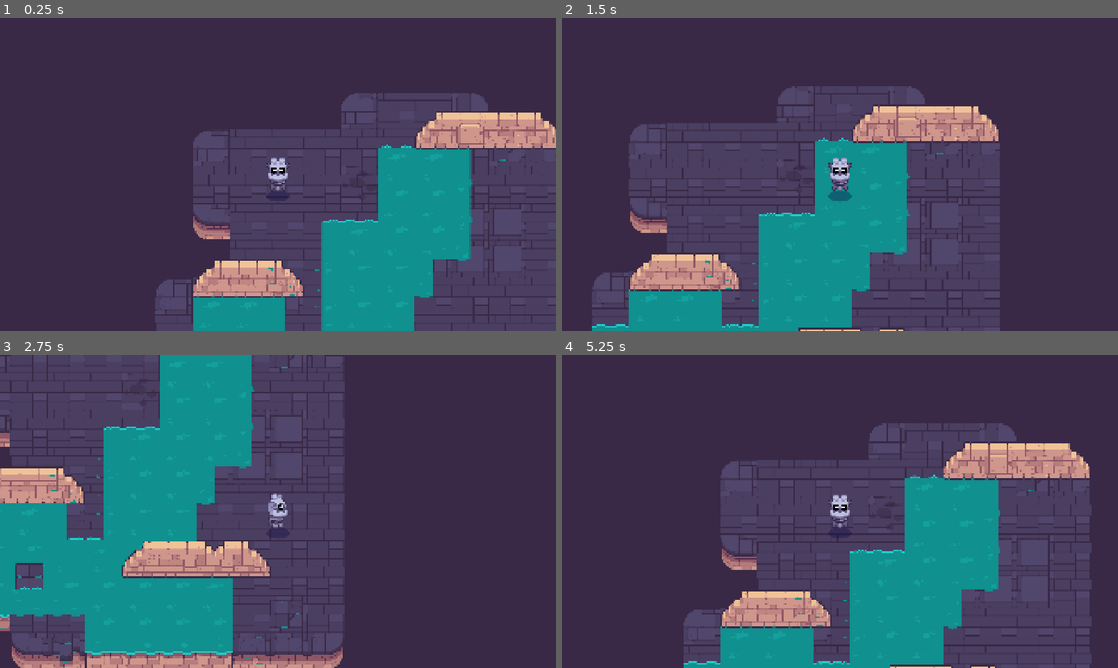
Above: before the commit, frames 1-4 (two rows, left to right).
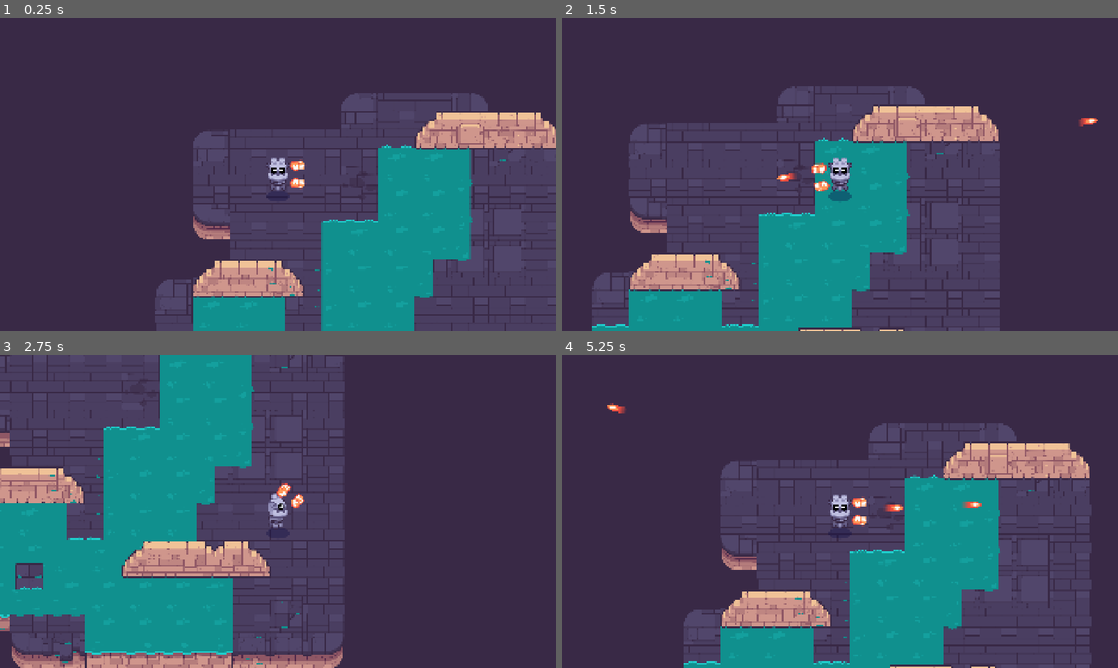
Above: after the commit, the same moments.

Repository: iFryTheReal/GDQuestTweenStick
Game: Godot game, scene res://test_room.tscn
Two runs of this game, one before a commit and one after it. Both use one fixed random seed, a clock stepped at 60 frames per second and the inputs below. The project has no main scene, so this scene is started directly.
Inputs (mouse positions are in pixels of both pictures, inside the frame that each line leads up to):
- Up to frame 1 (0.25 s): no input
- Up to frame 2 (1.5 s): tap Enter at 0.5 s; move the mouse to (962, 158) at 0.52 s; hold D (move_right) 0.53-1.28 s; hold Space (shoot) 0.53-1.28 s; click (962, 158) at 0.67 s; move the mouse to (728, 190) at 1.27 s; hold S (move_down) from 1.28 s (still down); tap Z at 1.35 s; click (728, 190) at 1.42 s
- Up to frame 3 (2.75 s): move the mouse to (333, 442) at 2.02 s; release S (move_down) at 2.03 s; hold D (move_right) from 2.03 s (still down); hold Space (shoot) from 2.03 s (still down); click (333, 442) at 2.17 s
- Up to frame 4 (5.25 s): move the mouse to (812, 574) at 2.77 s; release D (move_right) at 2.78 s; release Space (shoot) at 2.78 s; hold W (move_up) 2.78-3.53 s; tap Z at 2.85, 4.35 s; click (812, 574) at 2.92 s; move the mouse to (1006, 558) at 3.52 s; hold Space (shoot) 3.53-4.28 s; hold A (move_left) 3.53-5.03 s; click (1006, 558) at 3.67 s; move the mouse to (673, 464) at 4.27 s; click (673, 464) at 4.42 s; move the mouse to (867, 511) at 5.02 s; hold S (move_down) from 5.03 s (still down); hold Space (shoot) from 5.03 s (still down); click (867, 511) at 5.17 s

The runs differ from the first frame. In frame 1, 0.1% of the frame differs, in the area x 52-56%, y 45-55%; in frame 2, 0.3%; in frame 3, 0.2%; in frame 4, 0.4%, in the area x 8-76%, y 15-55%.

Commit message:
Add weapon to player scene
weapon script moved to weapon folder, addes weapon to player scene with ability to rotate it based on the mouse position

Diff:
--- a/player/player.tscn
+++ b/player/player.tscn
@@ -1,9 +1,12 @@
-[gd_scene load_steps=6 format=3 uid="uid://43ku0c7m8gqa"]
+[gd_scene load_steps=9 format=3 uid="uid://43ku0c7m8gqa"]
 
 [ext_resource type="Script" uid="uid://bml0yexgmjr54" path="res://player/player.gd" id="1_g1dw6"]
 [ext_resource type="PackedScene" uid="uid://5ays6kuo0xio" path="res://common/shadow.tscn" id="1_rkbax"]
 [ext_resource type="Texture2D" uid="uid://bw03btxpkxde4" path="res://player/godot_bottom.png" id="2_g1dw6"]
 [ext_resource type="Script" uid="uid://cl3e46fsb17dw" path="res://player/sprite_2d.gd" id="4_yw30f"]
+[ext_resource type="Script" uid="uid://djmlb8fcjgvng" path="res://player/weapon_pivot.gd" id="5_boad6"]
+[ext_resource type="PackedScene" uid="uid://cmcxoh45b2757" path="res://weapons/weapon.tscn" id="5_g6k8r"]
+[ext_resource type="Texture2D" uid="uid://dekkcmj408pvt" path="res://player/hand_fire.png" id="6_boad6"]
 
 [sub_resource type="CircleShape2D" id="CircleShape2D_yw30f"]
 radius = 20.0
@@ -24,3 +27,20 @@
 shape = SubResource("CircleShape2D_yw30f")
 
 [node name="Camera2D" type="Camera2D" parent="."]
+
+[node name="WeaponPivot" type="Node2D" parent="."]
+script = ExtResource("5_boad6")
+
+[node name="WeaponAnchor" type="Marker2D" parent="WeaponPivot"]
+position = Vector2(70, 0)
+
+[node name="Weapon" parent="WeaponPivot/WeaponAnchor" instance=ExtResource("5_g6k8r")]
+
+[node name="RightHand" type="Sprite2D" parent="WeaponPivot/WeaponAnchor/Weapon"]
+texture = ExtResource("6_boad6")
+offset = Vector2(0, -30)
+flip_v = true
+
+[node name="LeftHand" type="Sprite2D" parent="WeaponPivot/WeaponAnchor/Weapon"]
+texture = ExtResource("6_boad6")
+offset = Vector2(0, 30)
--- /dev/null
+++ b/player/weapon_pivot.gd
@@ -0,0 +1,5 @@
+extends Node2D
+
+func _process(delta: float) -> void:
+	var mouse_direction: Vector2 = global_position.direction_to(get_global_mouse_position())
+	rotation = mouse_direction.angle()
--- a/weapons/weapon.tscn
+++ b/weapons/weapon.tscn
@@ -1,6 +1,6 @@
 [gd_scene load_steps=3 format=3 uid="uid://cmcxoh45b2757"]
 
-[ext_resource type="Script" uid="uid://y3rq40olr6wn" path="res://weapon.gd" id="1_rma5x"]
+[ext_resource type="Script" uid="uid://y3rq40olr6wn" path="res://weapons/weapon.gd" id="1_rma5x"]
 [ext_resource type="PackedScene" uid="uid://cs55p4on85fs5" path="res://weapons/bullets/bullet.tscn" id="2_pxh0k"]
 
 [node name="Weapon" type="Node2D"]
Not shown, added: player/weapon_pivot.gd.uid
Renamed: weapon.gd -> weapons/weapon.gd
Renamed: weapon.gd.uid -> weapons/weapon.gd.uid
